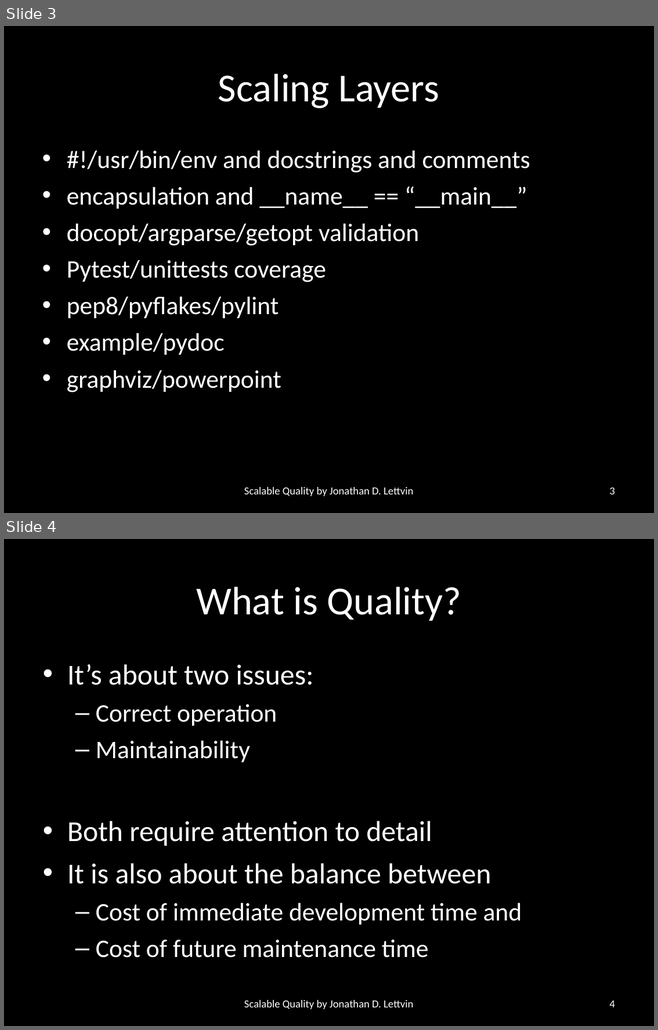
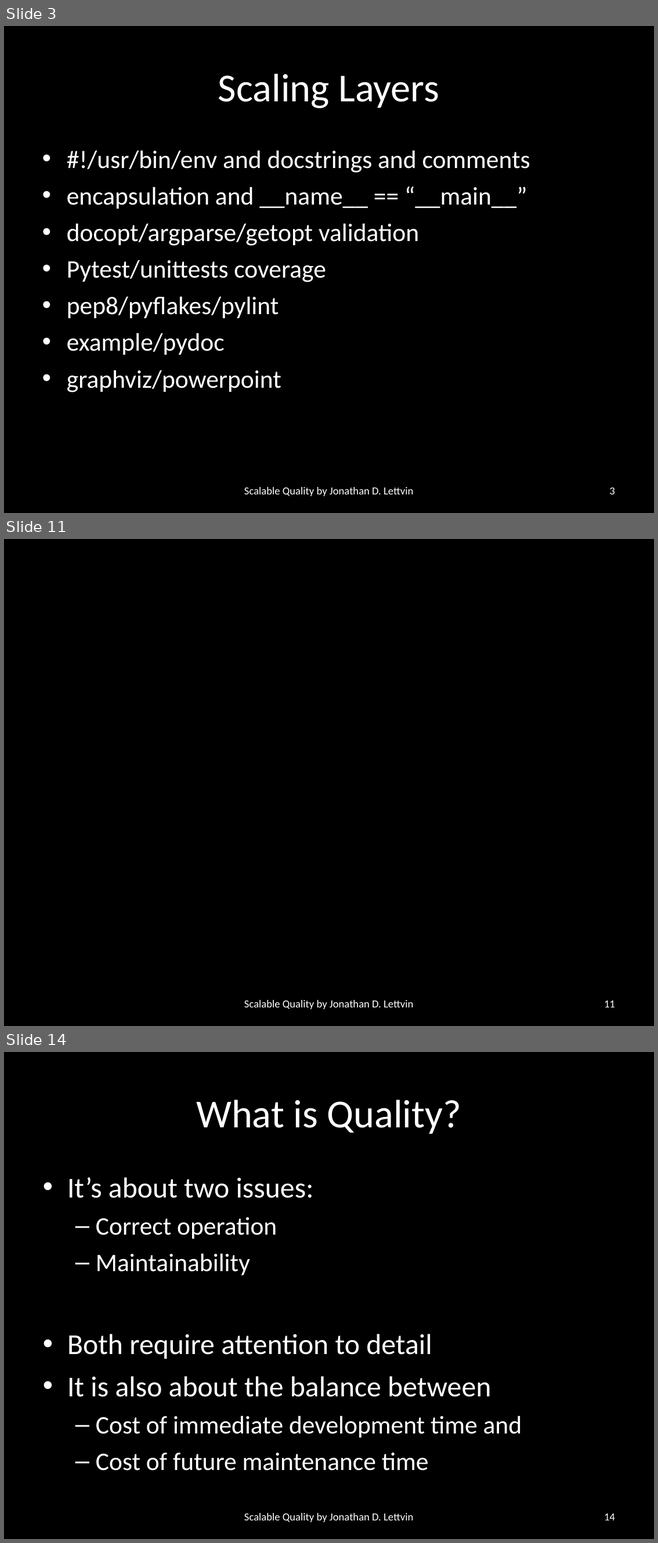
Before and after one commit to jlettvin/code_quality, a slide deck: ScalableQuality.ppt. Shown one above the other, each under a label of ours: slides 3 and 4 before the commit, slides 3, 11 and 14 after it; the slides between them are not shown. The pictures are 658x1030 and 658x1543 pixels, drawn with LibreOffice and Linux fonts; fonts in the diff are those of the drawing. Boxes give left, top, right and bottom in pixels: in the first picture for what was removed or moved away, otherwise in the second. Text is boxed around its words. In the diff, an @@ line names an element or a change of style, - is before the commit and + after.

```diff
--- a/ScalableQuality.ppt
+++ b/ScalableQuality.ppt
@@ slide 11 added at [4,539,654,1026], background #000000 @@
@@ text added at [244,1000,413,1009], 12 pt, text #FFFFFF @@
+Scalable Quality by Jonathan D. Lettvin
@@ page number added at [604,1001,615,1008], 12 pt, text #FFFFFF @@
+11
@@ what was slide 4 is now slide 14 @@
@@ page number at [604,1514,615,1521]: text changed @@
-4
+14
```
Also in this commit, not shown: 9 other slides added, 2 other files.
